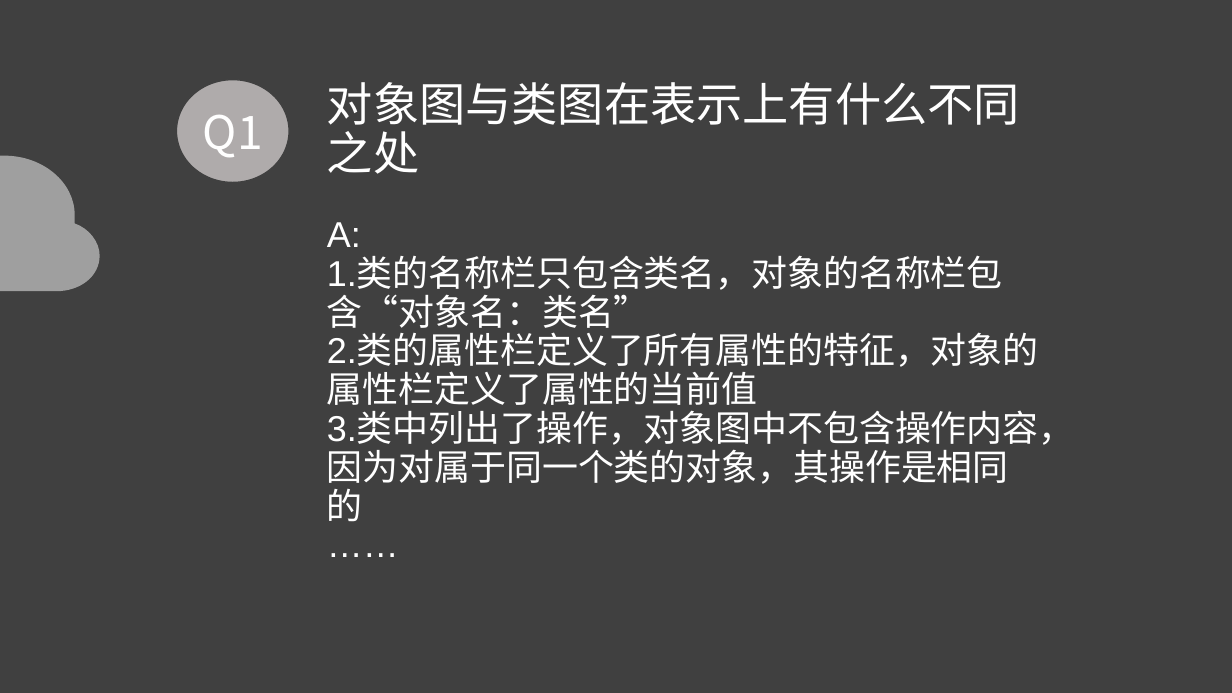
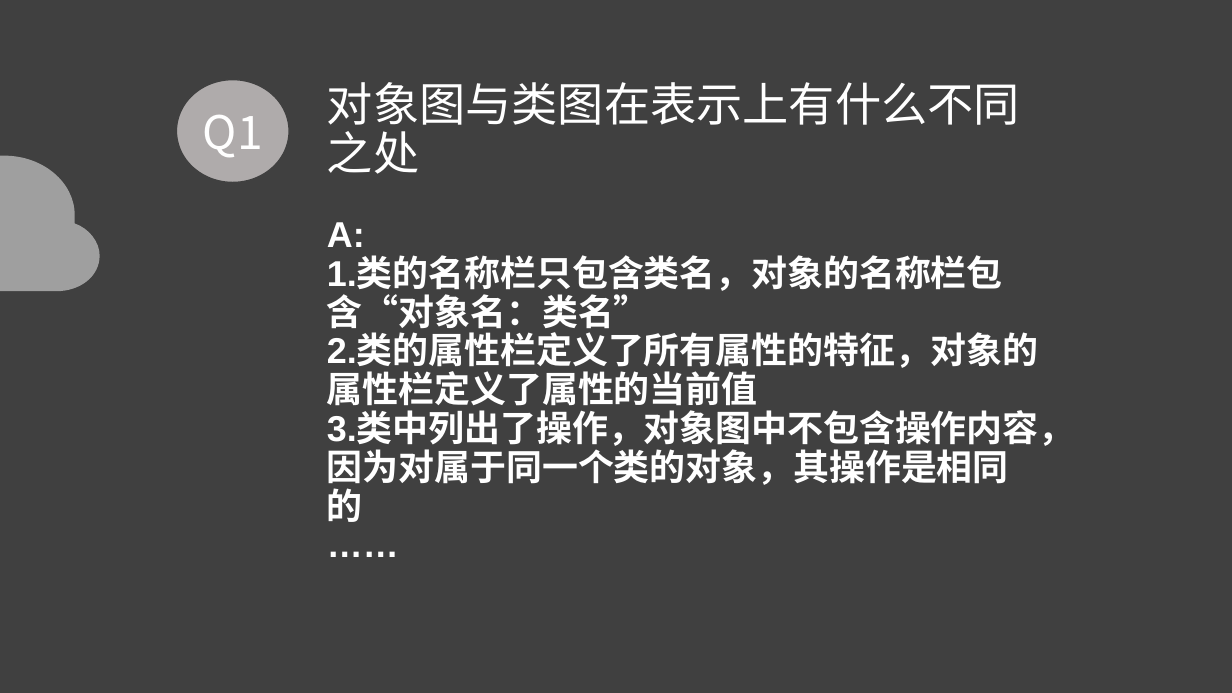
Before and after one commit to PRDG08/PRD2018, a slide deck: slide 36 of 非受控文件/翻转ppt/PRD2018-G08-UML基础IIIV0.2.pptx. Drawn at 1232x693 pixels with LibreOffice and Linux fonts; fonts in the diff are those of the drawing. Boxes give left, top, right and bottom in pixels: in the first picture for what was removed or moved away, otherwise in the second. Text is boxed around its words. In the diff, an @@ line names an element or a change of style, - is before the commit and + after.

```diff
--- a/非受控文件/翻转ppt/PRD2018-G08-UML基础IIIV0.2.pptx
+++ b/非受控文件/翻转ppt/PRD2018-G08-UML基础IIIV0.2.pptx
@@ text "A:" at bbox=[327, 258, 1075, 522]: bold on @@
```
Also in this commit, not shown: 16 other slides changed.
